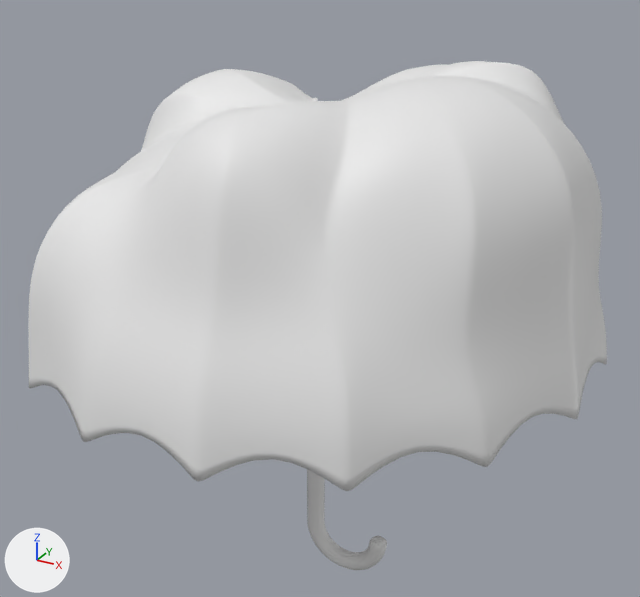
Two versions of the Blender file sketch/ovirt2.blend, one commit apart.
One viewpoint serves both versions: a 50 mm lens placed at (1.34, -1.85, 1.49), pointed at (-0.05, 0.69, 0.22). Every picture has the same lights, and +X, +Y and +Z are marked at lower left.

Script lines for the objects in view, before the commit:
```python
me_sphere = bpy.data.meshes.new('Sphere')
me_sphere.from_pydata(...)  # 501 vertices, 520 faces; spans x -0.98..0.98, y -0.98..0.98, z -0.48..1.09
me_sphere.polygons.foreach_set('use_smooth', [True] * 520)
me_torus = bpy.data.meshes.new('Torus')
me_torus.from_pydata(...)  # 361 vertices, 360 faces; spans x -1.25..1.86, y -1.25..1.25, z -0.25..0.25
me_torus.polygons.foreach_set('use_smooth', [True] * 360)
ob_handle = bpy.data.objects.new('handle', me_torus)
ob_handle.location = (0.084, 0.657, -0.725)
ob_handle.rotation_euler = (-1.571, -1.571, 0.0)  # degrees (-90, -90, 0)
ob_handle.scale = (0.136, 0.136, 0.136)
ob_umbrella = bpy.data.objects.new('umbrella', me_sphere)
ob_umbrella.location = (-0.052, 0.657, 0.0)
_m = ob_umbrella.modifiers.new('Subsurf', 'SUBSURF')
_m.levels = 2
_m.render_levels = 3
_m = ob_umbrella.modifiers.new('Solidify', 'SOLIDIFY')
_m.thickness = 0.005
_m.nonmanifold_thickness_mode = 'FIXED'
_m.nonmanifold_merge_threshold = 0.0003
```
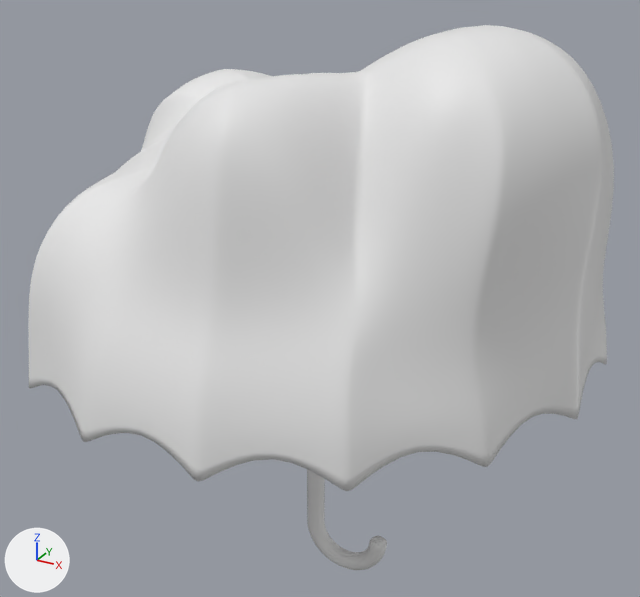
Commit message: + ‘sketch/ovirt2.blend1’ / ‘sketch/ovirt2.blend’

Where the change shows, as pixel boxes (x1, y1, x2, y2) in the pictures (640 x 597 px; the box of a moved part takes in the faces that stretch with it):
'umbrella', reshaped (8% taller)
    before: (28, 61, 607, 491)
    after: (28, 25, 614, 491)
part 1 of me_sphere, moved or reshaped
    before: (150, 61, 600, 301)
    after: (148, 25, 612, 301)

The change, as a diff of the scene's bpy script:
```diff
--- a/sketch/ovirt2.blend.py
+++ b/sketch/ovirt2.blend.py
@@ me_sphere @@
 # used by ob_umbrella; location = (-0.052, 0.657, 0.0)
-me_sphere.from_pydata(...)  # 501 vertices, 520 faces; spans x -0.98..0.98, y -0.98..0.98, z -0.48..1.09
+me_sphere.from_pydata(...)  # 501 vertices, 520 faces; spans x -0.98..0.98, y -0.98..0.98, z -0.48..1.23
+# me_sphere part 1: 102 of 501 vertices moved; they spanned x -0.1..0.96, y -0.76..0.42, z 0.28..1.09 and now span x -0.09..0.98, y -0.78..0.42, z 0.29..1.23; mean shift (0.04, -0.02, 0.09); largest move (0.66, -0.25, 1.02) -> (0.75, -0.28, 1.19)
```
